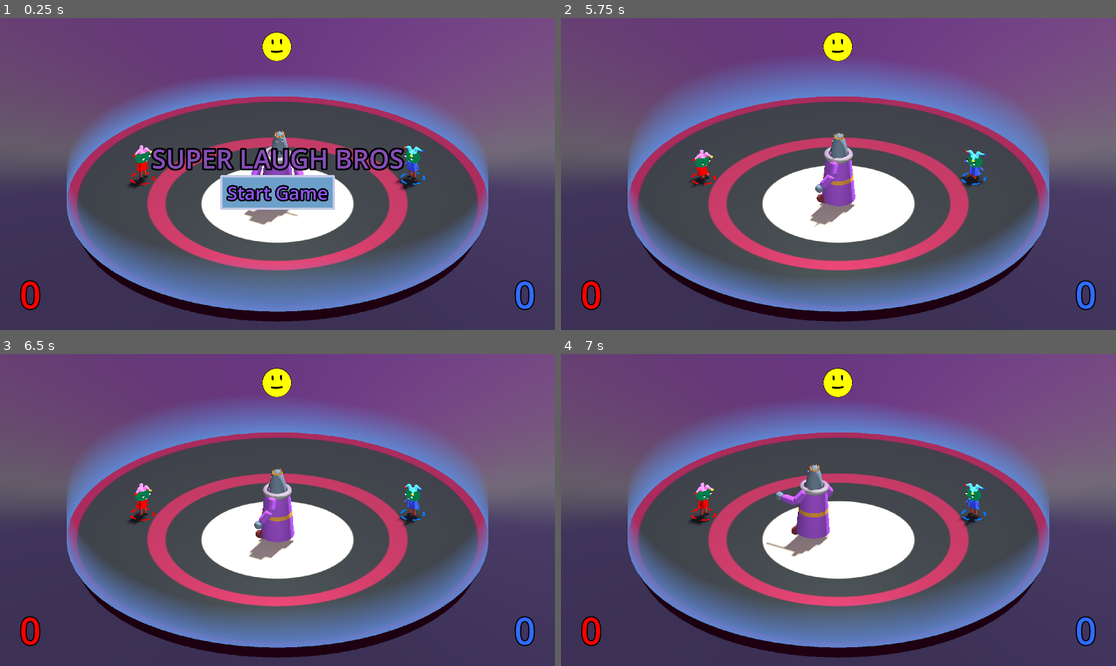
Above: before the commit, frames 1-4 (two rows, left to right).
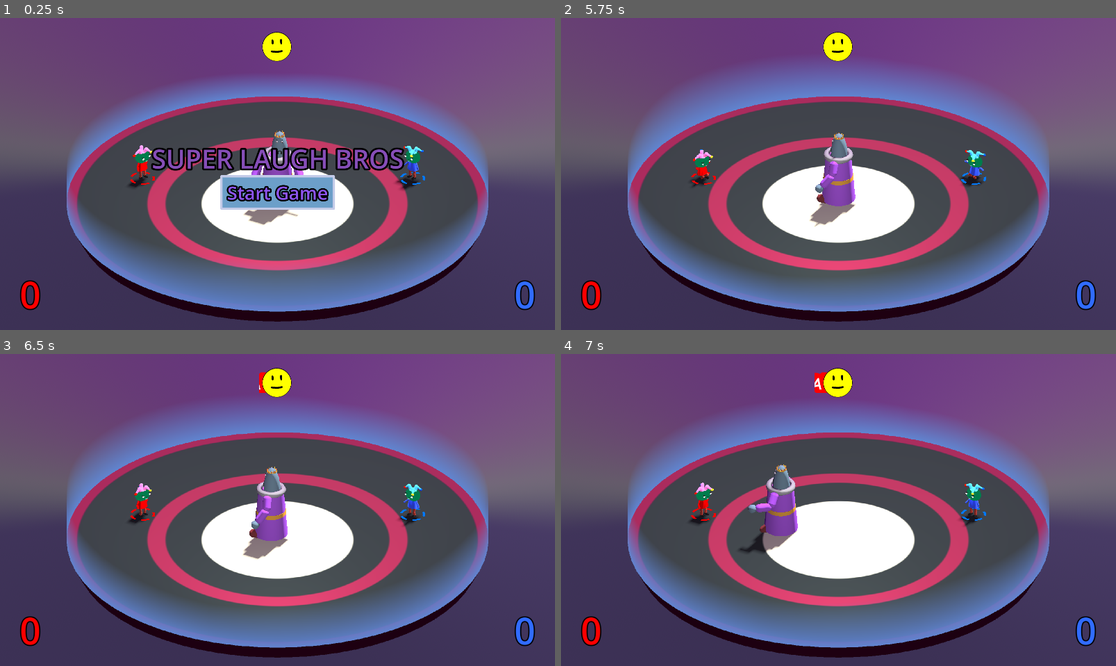
Above: after the commit, the same moments.

Repository: mwpenny/GGJ2024
Game: Godot game, scene res://scenes/ui.tscn
Same seed, same stepped clock (60 frames per second), same inputs: the game is played once before the commit and once after it.
Inputs:
- Up to frame 1 (0.25 s): no input
- Up to frame 2 (5.75 s): click "Start Game" at 0.5 s
- Up to frame 3 (6.5 s): no input
- Up to frame 4 (7 s): no input

Frames 1-2 are identical in both runs. In frame 3, 1.2% of the frame differs, in the area x 43-54%, y 5-67%; in frame 4, 3.0%, in the area x 32-50%, y 5-66%.

Commit message:
Faster chase decay

Diff:
--- a/scripts/lord.gd
+++ b/scripts/lord.gd
@@ -21,7 +21,7 @@
 }
 
 const GROUND_POUND_PHASE_COUNT = 5
-const CHASE_LOVE_DECAY_MULT = 0.01
+const CHASE_LOVE_DECAY_MULT = 0.04
 const SCOOT_SPEED = 0.6
 const WALK_SPEED = 1.0
 const RUN_SPEED = 3.5
